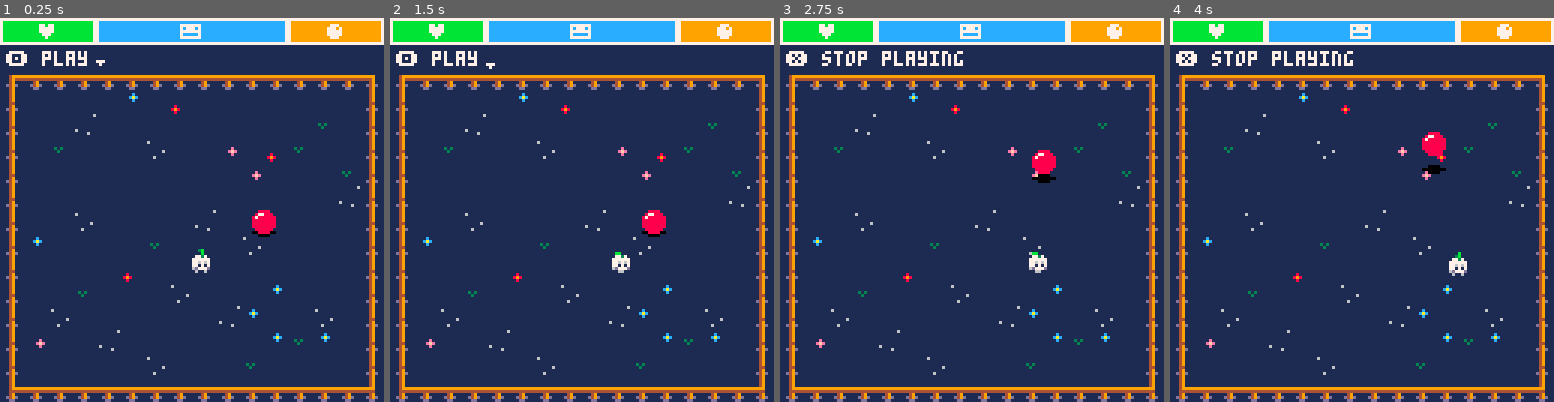
Above: before the commit, frames 1-4 (left to right).
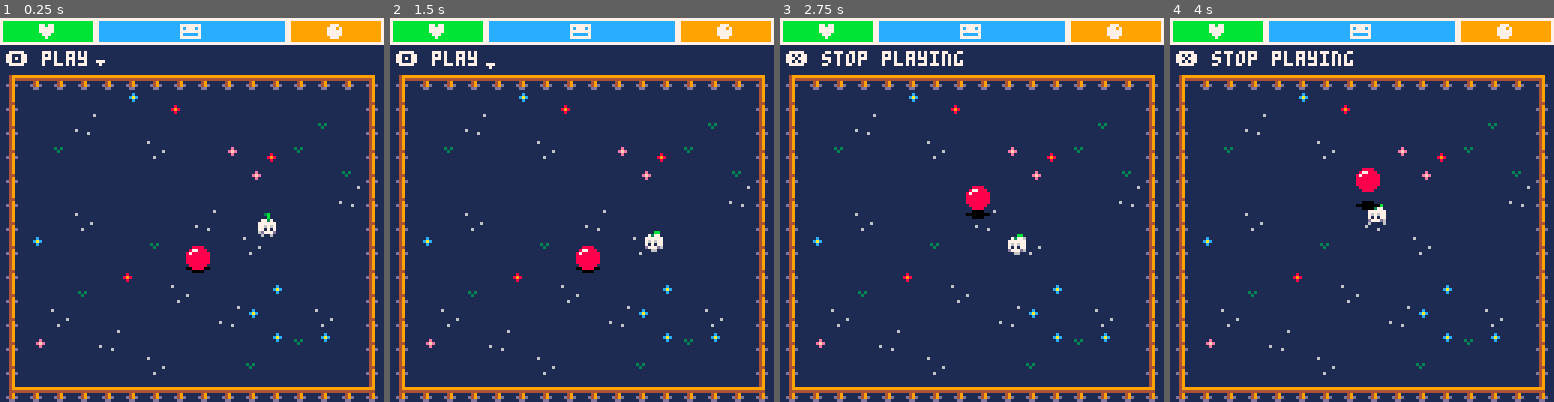
Above: after the commit, the same moments.

Repository: Skylarity/turnip-tot
Game: PICO-8 cartridge turnip-tot.p8
Two runs of this game, one before a commit and one after it. Both use one fixed random seed, a clock stepped at 60 frames per second and the inputs below.
Inputs:
- Up to frame 1 (0.25 s): no input
- Up to frame 2 (1.5 s): tap X (X key) at 0.33, 1.07 s; tap O (Z key) at 0.7 s
- Up to frame 3 (2.75 s): hold Right 1.6-2.1 s; tap O (Z key) at 1.7, 2.1, 2.5 s; tap X (X key) at 1.85 s; hold Up 2.15-2.42 s; hold Right from 2.47 s (still down)
- Up to frame 4 (4 s): tap O (Z key) at 2.9, 3.3, 3.7 s; tap X (X key) at 2.97 s; release Right at 3.03 s; hold Left 3.08-3.58 s; hold Down 3.63-3.97 s

The runs differ from the first frame. In frame 1, 0.8% of the frame differs, in the area x 48-72%, y 50-67%; in frame 2, 1.1%; in frame 3, 1.2%; in frame 4, 1.2%, in the area x 48-78%, y 29-68%.

Commit message:
Tot targets the ball

Diff:
--- a/turnip-tot.p8
+++ b/turnip-tot.p8
@@ -149,16 +149,16 @@
 	-- initialize ui --
 	ui_init()
 
+	-- initialize tot --
+	local init_spot = get_rnd_tot_spot(64,64)
+	tot = init_obj(turnip_tot,init_spot.x,init_spot.y)
+
 	-- initialize player --
 	player = init_obj(player,64,64)
 
 	-- initialize interactables --
 	local ball_spot = get_rnd_tot_spot(64,64)
 	ball = init_obj(ball,ball_spot.x,ball_spot.y)
-
-	-- initialize tot --
-	local init_spot = get_rnd_tot_spot(64,64)
-	tot = init_obj(turnip_tot,init_spot.x,init_spot.y)
 end
 
 function _update()
@@ -249,6 +249,10 @@
 	this.spd = 0.25
 	this.target = {x=this.x,y=this.y}
 	this.mv_cntdwn = 0
+
+	-- state --
+	-- must be last --
+	init_state(p_states[1],nil,this)
 end,
 update=function(this)
 	-- movement --
@@ -284,11 +288,16 @@
 	-- hunger --
 	this.hunger -= this.hungerrate
 
+	-- state --
+	if this.state.t_update != nil then
+		this.state.t_update(this)
+	end
+
 	-- saving --
 	--save_tot(this)
 end,
 draw=function(this)
-	-- tot --
+	-- tot sprite --
 	this.spr_off += this.moving and 0.25 or 0
 	if this.age == 0 then
 		if this.moving then
@@ -304,6 +313,11 @@
 		end
 	end
 	spr(this.spr,this.x,this.y,1,1,this.flip.x,this.flip.y)
+
+	-- state --
+	if this.state.t_draw != nil then
+		this.state.t_draw(this)
+	end
 end
 }
 add(classes,turnip_tot)
@@ -513,7 +527,7 @@
 
 player = {
 init=function(p)
-	init_p_state(p_states[1],p)
+	init_state(p_states[1],p)
 end,
 update=function(p)
 	if p.state.update != nil then
@@ -528,10 +542,21 @@
 }
 add(classes,player)
 
-function init_p_state(state,p)
-	p.state = state
-	if p.state.init != nil then
-		p.state.init(p)
+function init_state(state,p,t)
+	-- player --
+	if p != nil then
+		p.state = state
+		if p.state.init != nil then
+			p.state.init(p)
+		end
+	end
+
+	-- tot --
+	if t != nil then
+		t.state = state
+		if t.state.t_init != nil then
+			t.state.t_init(t)
+		end
 	end
 end
 
@@ -541,13 +566,21 @@
 name="idle",
 init=function(p)
 	p.cur_sel = 2
+
+	-- tot --
+	if tot != nil then
+		init_state(p_states[1],nil,tot)
+	end
+end,
+t_init=function(tot)
+	tot.roam = true
 end,
 update=function(p)
 	if btnp(⬆️) then p.cur_sel-=1 end
 	if btnp(⬇️) then p.cur_sel+=1 end
 	p.cur_sel = mid(2,p.cur_sel,5)
 	if btnp(🅾️) then
-		init_p_state(p_states[p.cur_sel],p)
+		init_state(p_states[p.cur_sel],p)
 	end
 end,
 draw=function(p)
@@ -567,6 +600,12 @@
 --█ 2 - play █--
 {
 name="play",
+init=function(p)
+	-- tot --
+	if tot != nil then
+		init_state(p_states[2],nil,tot)
+	end
+end,
 update=function(p)
 	if btnp(⬅️) then
 		ball.class.move(ball,-1,0)
@@ -581,6 +620,11 @@
 	-- back --
 	to_idle_state(p)
 end,
+t_update=function(tot)
+	tot.roam = false
+	tot.target.x = ball.x
+	tot.target.y = ball.y
+end,
 draw=function(p)
 	draw_back("playing")
 end
@@ -625,7 +669,7 @@
 
 function to_idle_state(p)
 	if btnp(❎) then
-		init_p_state(p_states[1],p)
+		init_state(p_states[1],p)
 	end
 end
 
